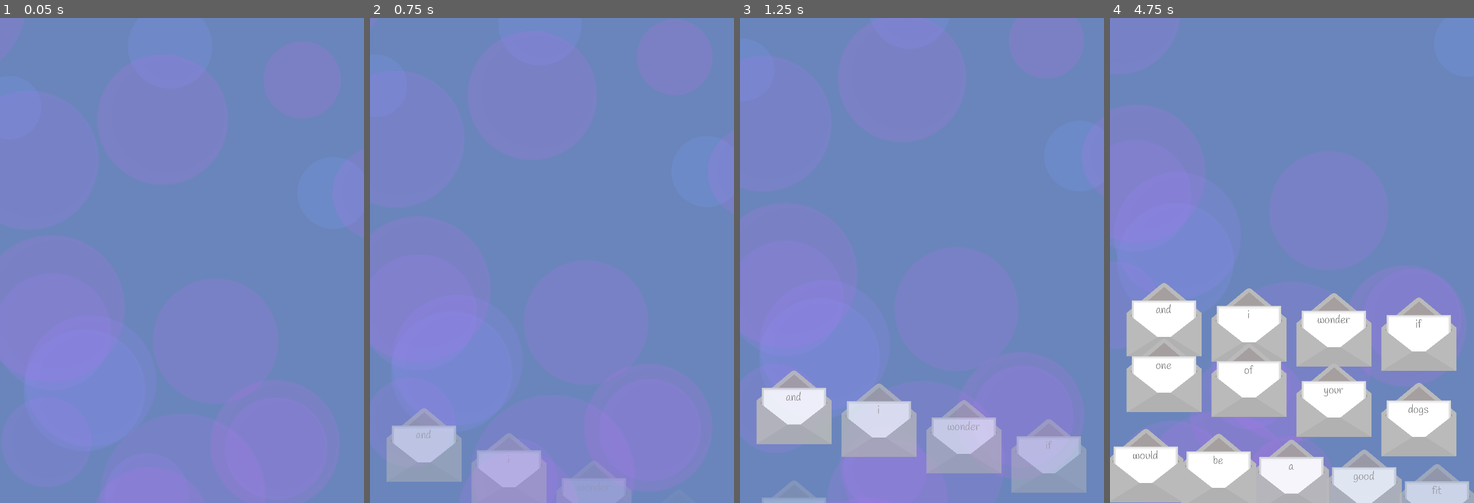
Above: before the commit, frames 1-4 (left to right).
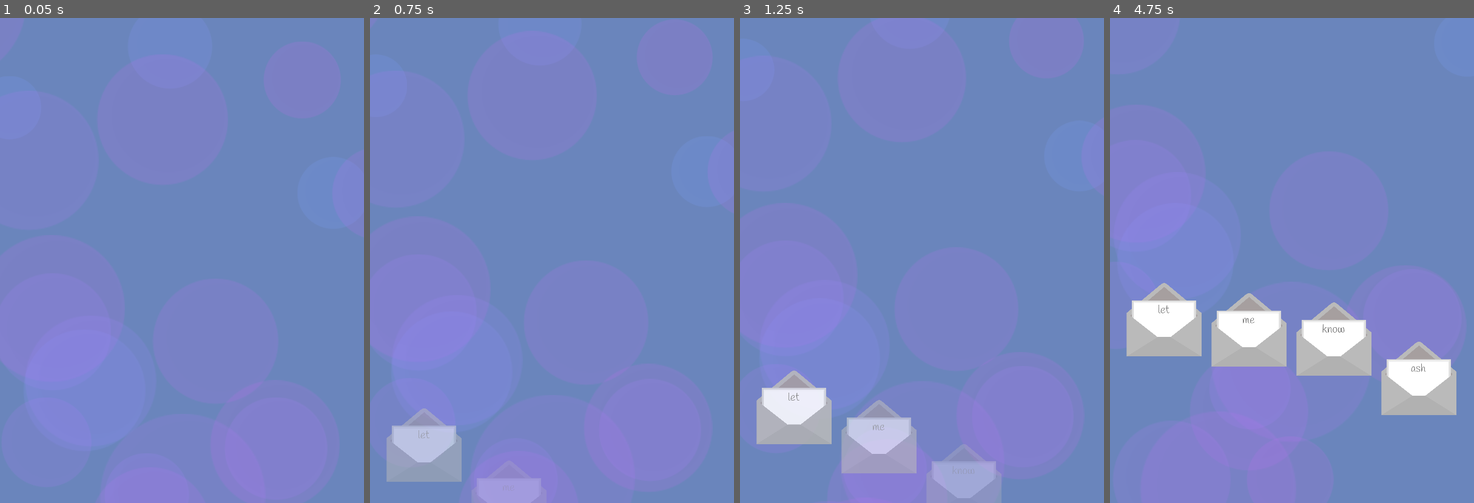
Above: after the commit, the same moments.

Repository: HoneyPony/ash-and-phoenix
Game: Godot game, scene res://game.tscn
The game is run twice, just before and just after one commit, with the same random seed, the same clock (stepped at 60 frames per second) and the same inputs.
Inputs:
- Up to frame 1 (0.05 s): no input
- Up to frame 2 (0.75 s): tap Enter at 0.5 s
- Up to frame 3 (1.25 s): no input
- Up to frame 4 (4.75 s): no input

Frame 1 is identical in both runs. In frame 2, 1.8% of the frame differs, in the area x 12-70%, y 84-100%; in frame 3, 7.8%; in frame 4, 25%, in the area x 0-100%, y 55-100%.

Commit message:
finish third letter, tweaks to other letters

Diff:
--- a/global.gd
+++ b/global.gd
@@ -191,7 +191,6 @@
 	WORD("to", 5.4, 120, 100),
 	WORD("that", 5.6, 240, 100),
 
-
 	# note on 7: -252, -168, -84, 0, 84, 168, 252
 	WAIT(),
 	WORD("i'm", 0, -70),
@@ -202,13 +201,14 @@
 	WORD("from", 0.5, 120, 100),
 	WORD("you!", 0.6, 240, 100),
 
-	WAIT(),
-	WORD("ash", 0, 0),
+
+	WORD("ash", 2.8, 210, 100), #Used to have a WAIT(), but I think it's cooler to do it
+		# so that the signature is like, formatted on the same thing as the signoff
 
 	WAIT(),
 	CHANGE_PHOENIX(),
-	WORD("dear", 0, -100),
-	WORD("ash", 0.3, 40),
+	WORD("dear", 0.8, -100),
+	WORD("ash", 1.1, 40),
 
 	WAIT(),
 	WORD("what", 0, -210),
@@ -358,13 +358,13 @@
 	WORD("animals", 4.1, 220, 60),
 
 	WAIT(),
-	WORD("sincerely", 1, -70),
-	WORD("phoenix", 1.5, 70),
+	WORD("sincerely", 0.6, -70),
+	WORD("phoenix", 1.1, 70),
 
 	WAIT(),
 	CHANGE_ASH(),
-	WORD("dear", 0, -70),
-	WORD("phoenix", 0.4, 70),
+	WORD("dear", 0.8, -70),
+	WORD("phoenix", 1.1, 70),
 	#[0, 0, -210, "i"],
 	#[0, 1, -70, "don't"],
 	#[0, 2, 70, "recall"],
@@ -426,10 +426,6 @@
 	WORD("dog", 0.8, 70),
 	WORD("soon", 1.2, 210),
 
-	]
-
-
-var game_data = [
 	WAIT(),
 	WORD("and", 0, -210).disable_a(),
 	WORD("i", 0.2, -70),
@@ -438,14 +434,44 @@
 
 	WORD("one", 0.8, -210, 60),
 	WORD("of", 1.0, -70, 60),
-	WORD("your", 1.8, 70, 60),
-	WORD("dogs", 2.6, 210, 60),
-
-	WORD("would", 3.0, -240, 120),
-	WORD("be", 3.2, -120, 120),
-	WORD("a", 3.4, 0, 120),
-	WORD("good", 3.6, 120, 120),
-	WORD("fit", 3.8, 240, 120),
+	WORD("your", 2.0, 70, 60),
+	WORD("dogs", 3.0, 210, 60),
+
+	WORD("would", 3.4, -240, 120),
+	WORD("be", 3.6, -120, 120),
+	WORD("a", 3.8, 0, 120),
+	WORD("good", 4.0, 120, 120),
+	WORD("fit", 4.2, 240, 120),
+
+
+
+	WAIT(),
+	WORD("i", 0, -240),
+	WORD("think", 0.2, -120),
+	WORD("adopting", 0.4, 0),
+	WORD("from", 0.6, 120),
+	WORD("an", 0.8, 240),
+
+	WORD("old", 1.0, -210, 60),
+	WORD("friend's", 1.2, -70, 60),
+	WORD("dog", 1.4, 70, 60),
+	WORD("rescue", 1.6, 210, 60),
+
+	WORD("would", 2.0, -100, 120),
+	WORD("itself", 2.4, 40, 120),
+
+	WORD("be", 2.8, -40, 180),
+	WORD("rather", 3.2, 100, 180),
+	WORD("magical", 4.0, 240, 180),
+					]
+
+
+var game_data = [
+	WAIT(),
+	WORD("let", 0, -210),
+	WORD("me", 0.4, -70),
+	WORD("know", 0.8, 70),
+	WORD("ash", 2.4, 210, 0),
 ]
 
 func _input(event):
